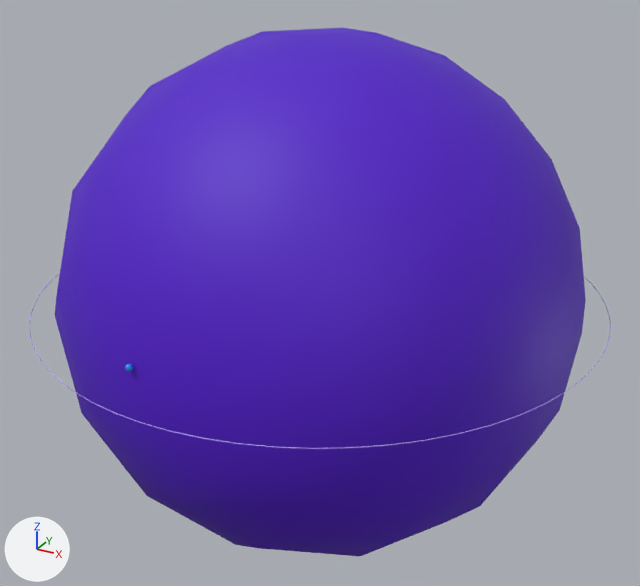
The glTF model glb/109.glb as it was, and as the next commit left it.
Rendered twice from a 50 mm lens placed at (1.481, -2.692, 1.343), pointed at (0.001, -0.001, -0.003). Arrows for +X, +Y and +Z are at lower left; the lights stay in place. The older version comes first. Where no turn or scale is listed for an object, it has been applied to the vertices.

In view in the first picture: 'Orbital_7s_0' and 2 more.
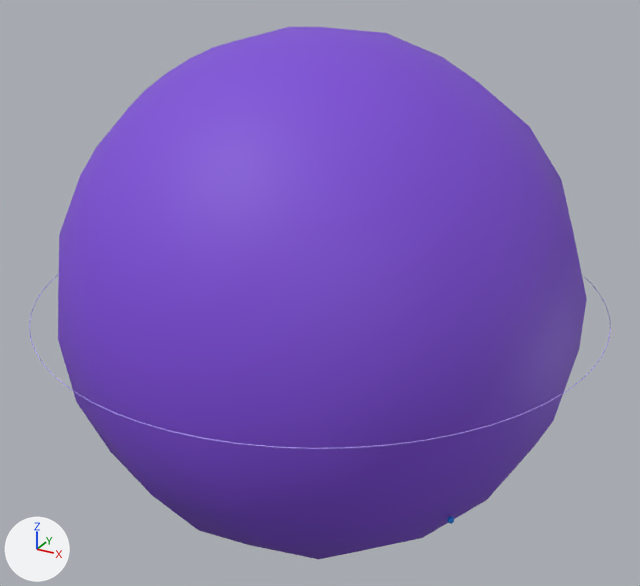
The change, as JSON lines over the scene's bpy script:
```json
{"op": "set", "path": "mat_tmp_orb_109_7s.base_color", "old": "(0.0846, 0.00503, 0.595)", "new": "(0.209, 0.0728, 0.688)", "note": "purple #5210cb -> purple #7e4cd8"}
{"op": "set", "path": "ob_orbital_7s_0.rotation_euler", "old": "(0.778, 0.468, 0.649)", "new": "(0.216, 0.482, -1.773)", "note": "degrees (45, 27, 37) -> degrees (12, 28, -102)"}
```

Where the change shows, as pixel boxes (x1, y1, x2, y2) in the pictures (640 x 586 px):
```json
{"object": "Orbital_7s_0", "change": "recoloured, turned", "before": [55, 28, 586, 556], "after": [58, 27, 587, 559]}
```
